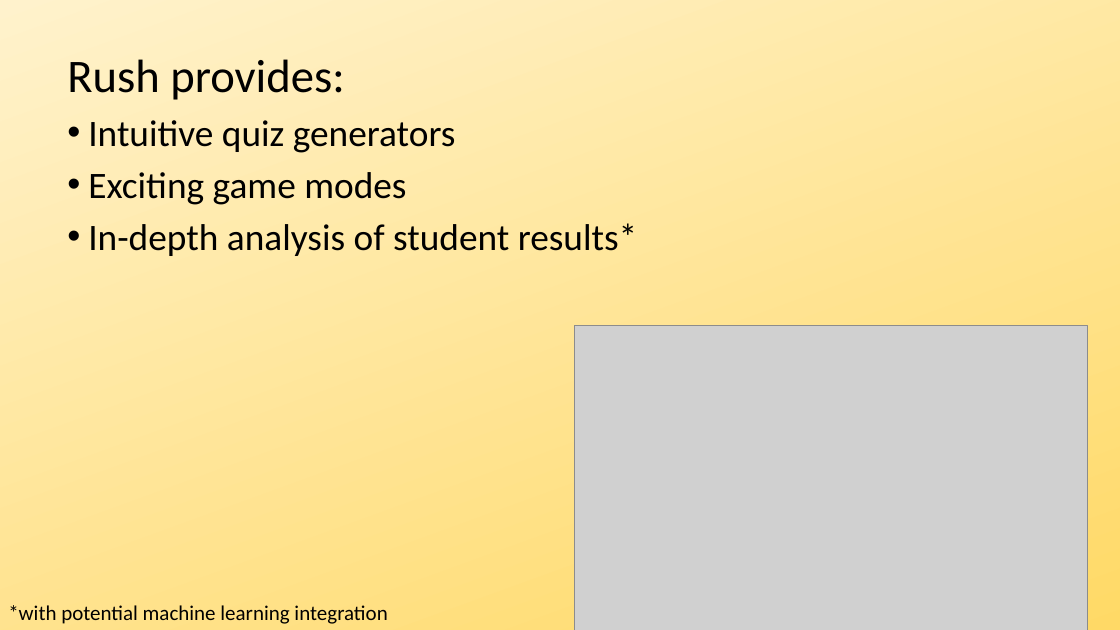
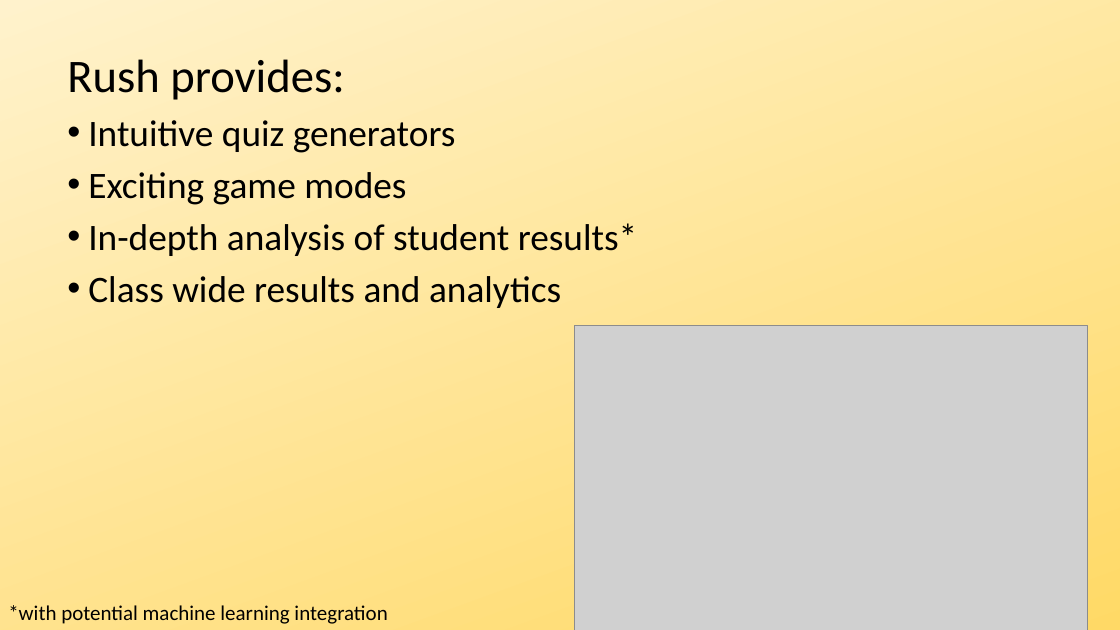
Before and after one commit to cmsparks/Rush_Game, a slide deck: slide 6 of asdkjhfew_eqffeqw.pptx. Drawn at 1120x630 pixels with LibreOffice and Linux fonts; fonts in the diff are those of the drawing; grey boxes stand for pictures. Boxes give left, top, right and bottom in pixels: in the first picture for what was removed or moved away, otherwise in the second. Text is boxed around its words. In the diff, an @@ line names an element or a change of style, - is before the commit and + after.

```diff
--- a/asdkjhfew_eqffeqw.pptx
+++ b/asdkjhfew_eqffeqw.pptx
@@ text at [88,276,561,308]: paragraph added @@
+• Class wide results and analytics
```
Also in this commit, not shown: 3 other slides changed, 1 other file.
